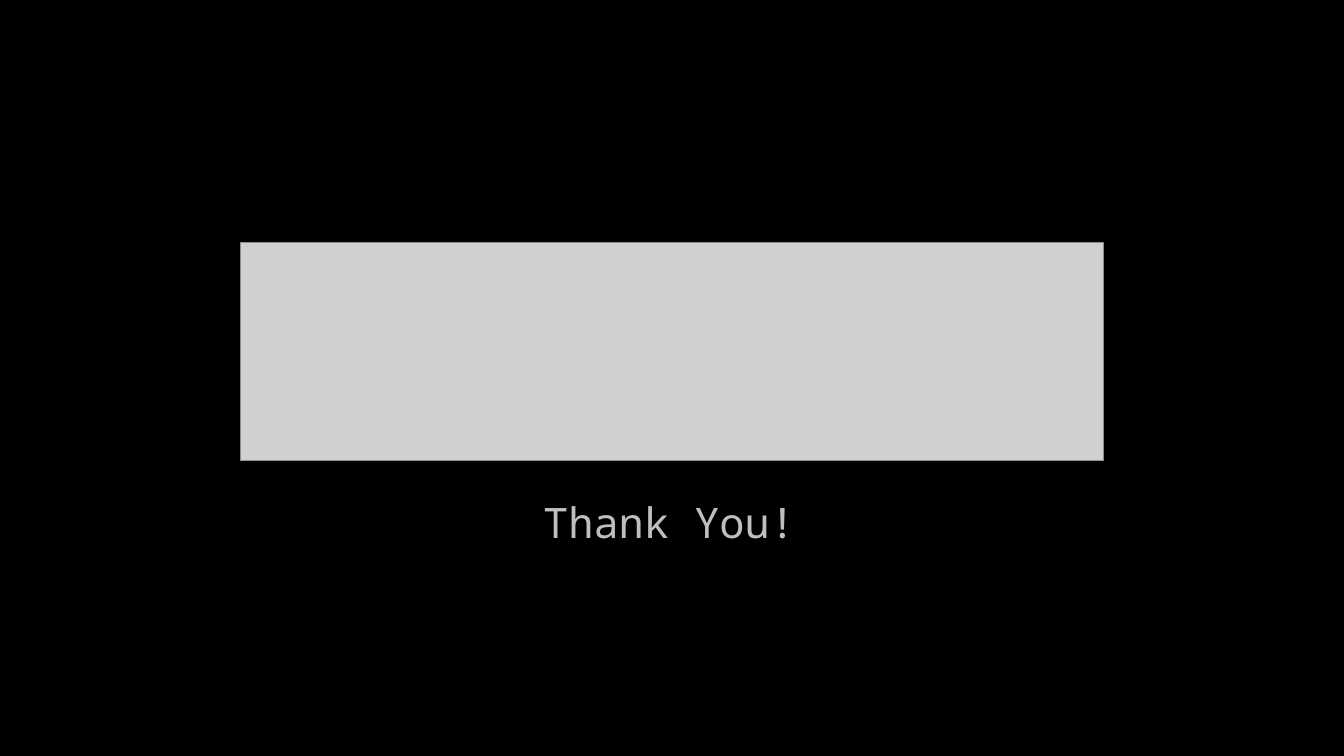
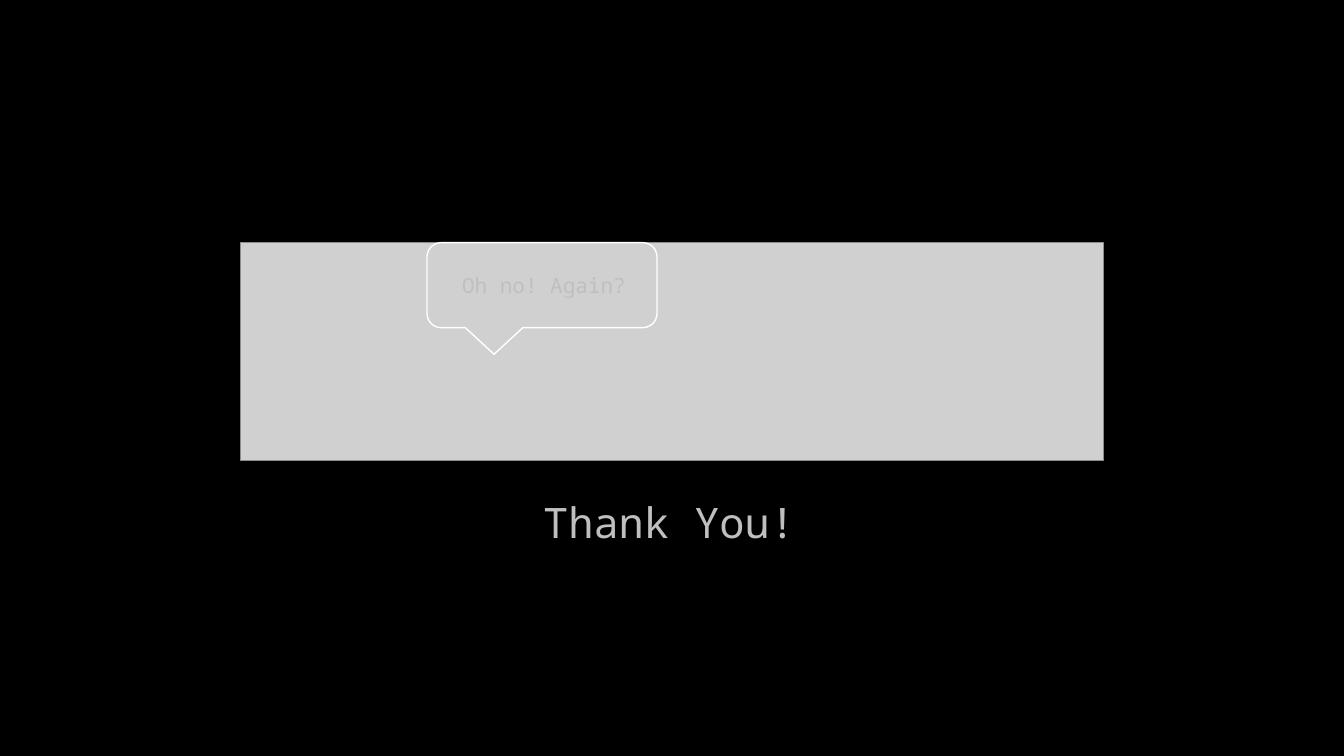
Before and after one commit to 257helloWorld/DinoGame, a slide deck: slide 8 of DInoGame.pptx. Drawn at 1344x756 pixels with LibreOffice and Linux fonts; fonts in the diff are those of the drawing; grey boxes stand for pictures. Boxes give left, top, right and bottom in pixels: in the first picture for what was removed or moved away, otherwise in the second. Text is boxed around its words. In the diff, an @@ line names an element or a change of style, - is before the commit and + after.

```diff
--- a/DInoGame.pptx
+++ b/DInoGame.pptx
@@ rounded speech box added at (427,243,657,328), outline #FFFFFF 1 pt @@
```
Also in this commit, not shown: 2 other slides changed.
